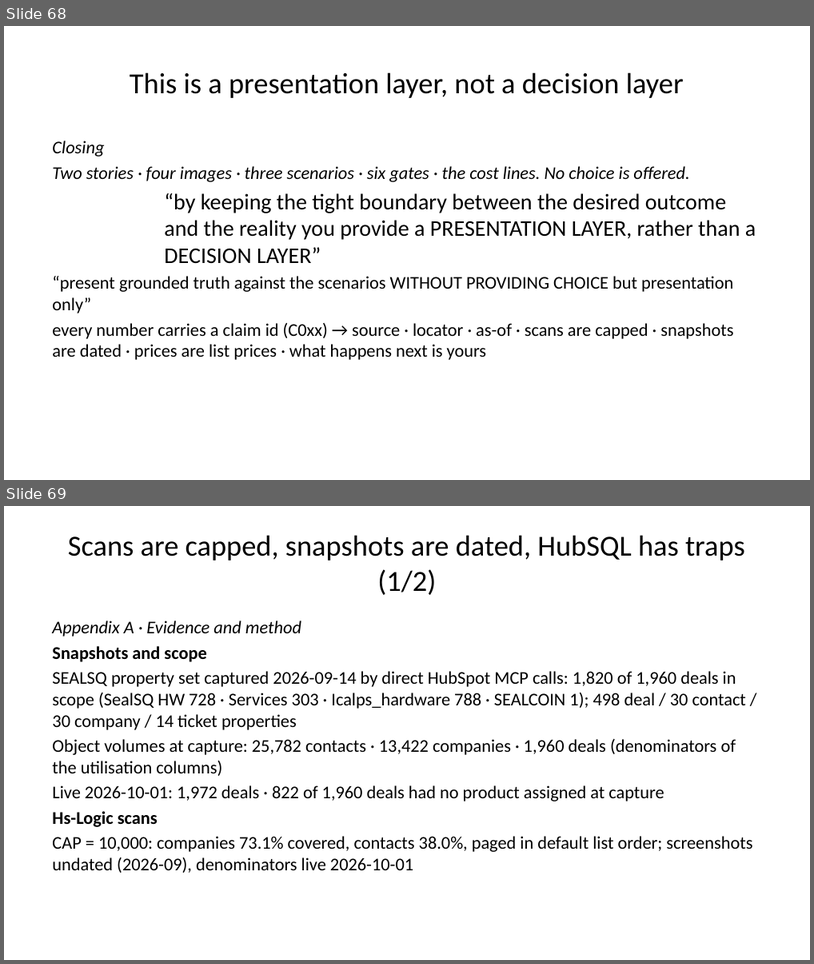
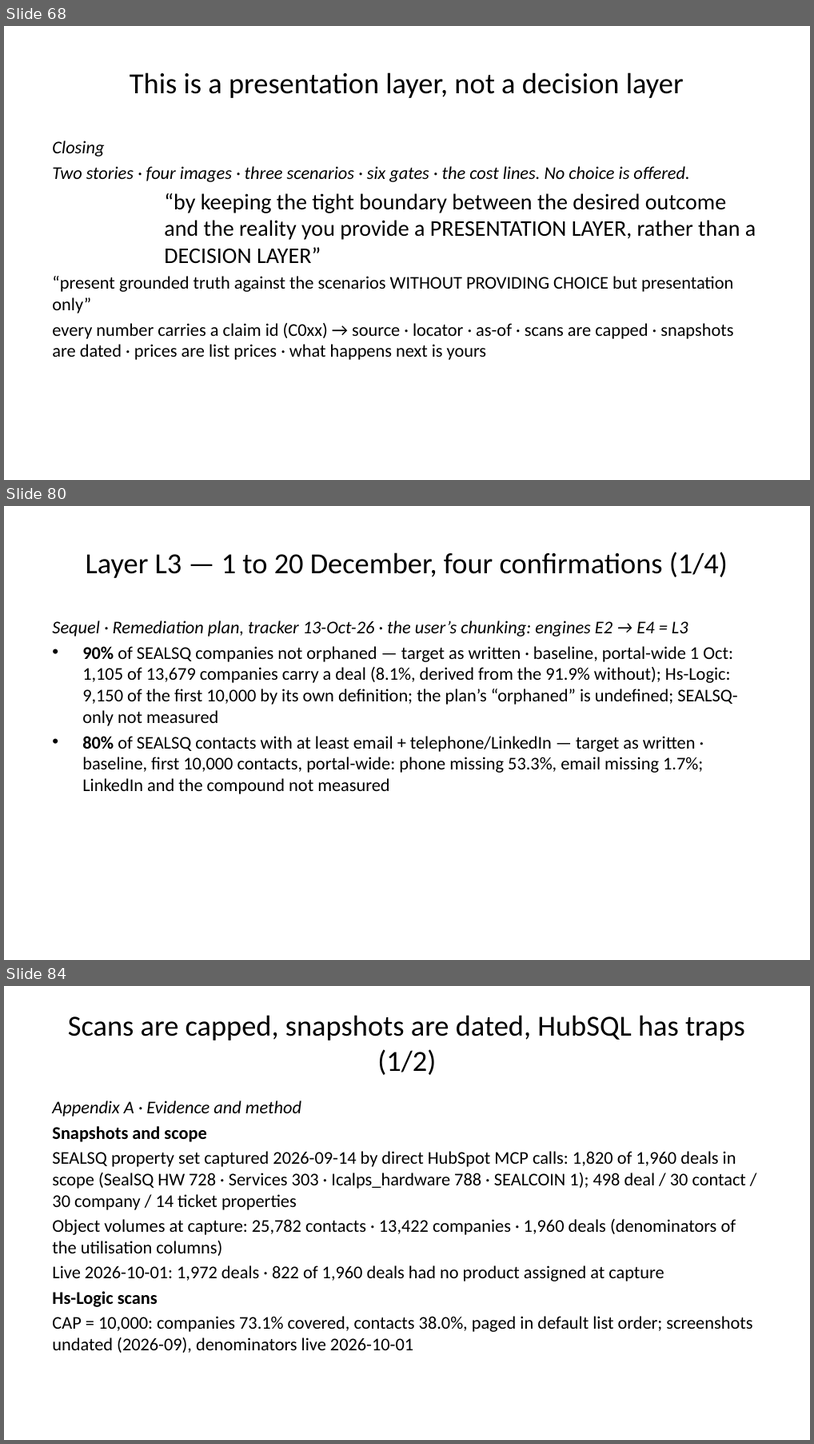
Before and after one commit to Wkayaobama/presentation-builder, a slide deck: Finished Presentations/crm-three-scenarios.pptx. Shown one above the other, each under a label of ours: slides 68 and 69 before the commit, slides 68, 80 and 84 after it; the slides between them are not shown. The pictures are 814x964 and 814x1444 pixels, drawn with LibreOffice and Linux fonts; fonts in the diff are those of the drawing. Boxes give left, top, right and bottom in pixels: in the first picture for what was removed or moved away, otherwise in the second. Text is boxed around its words. In the diff, an @@ line names an element or a change of style, - is before the commit and + after.

```diff
--- a/Finished Presentations/crm-three-scenarios.pptx
+++ b/Finished Presentations/crm-three-scenarios.pptx
@@ slide 80 added at (x1=4, y1=506, x2=810, y2=960), background #FFFFFF @@
@@ title added at (x1=86, y1=552, x2=728, y2=578), 26 pt, text #000000 @@
+Layer L3 — 1 to 20 December, four confirmations (1/4)
@@ text added at (x1=52, y1=620, x2=738, y2=794), 16 pt, text #000000 @@
+Sequel · Remediation plan, tracker 13-Oct-26 · the user’s chunking: engines E2 → E4 = L3
+• 90% of SEALSQ companies not orphaned — target as written · baseline, portal-wide 1 Oct: 1,105 of 13,679 companies carry a deal (8.1%, derived from the 91.9% without); Hs-Logic: 9,150 of the first 10,000 by its own definition; the plan’s “orphaned” is undefined; SEALSQ-only not measured
+• 80% of SEALSQ contacts with at least email + telephone/LinkedIn — target as written · baseline, first 10,000 contacts, portal-wide: phone missing 53.3%, email missing 1.7%; LinkedIn and the compound not measured
@@ what was slide 69 is now slide 84 @@
```
Also in this commit, not shown: 14 other slides added, 14 other files.
